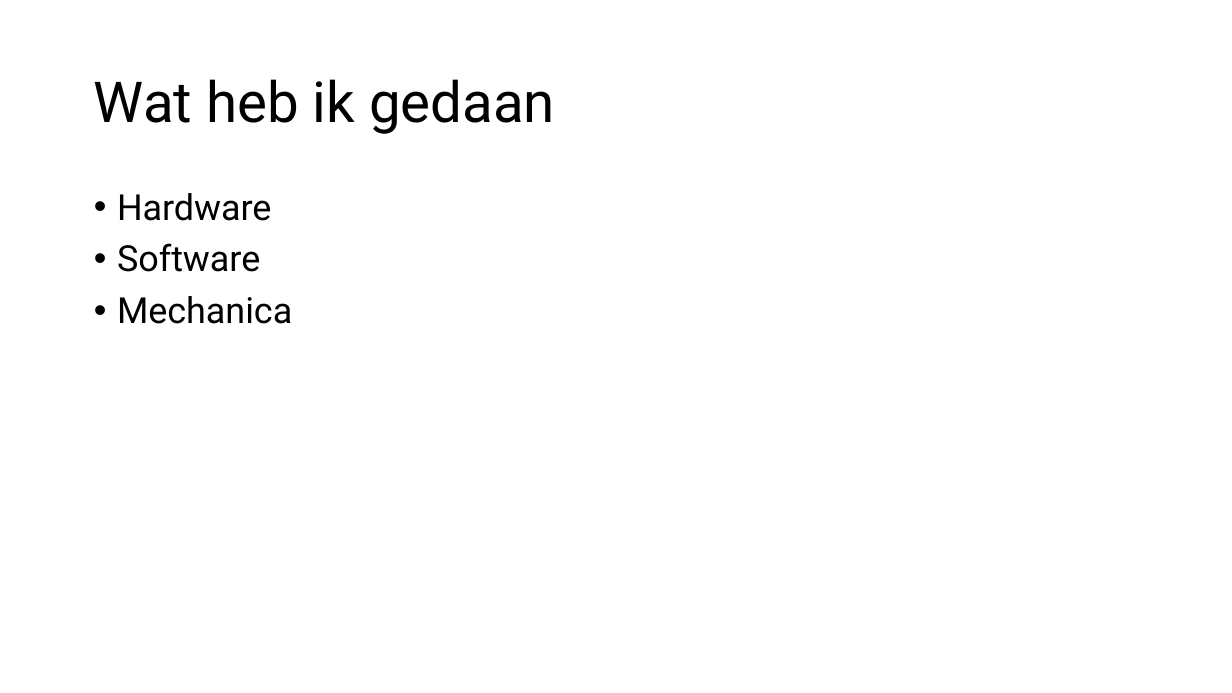
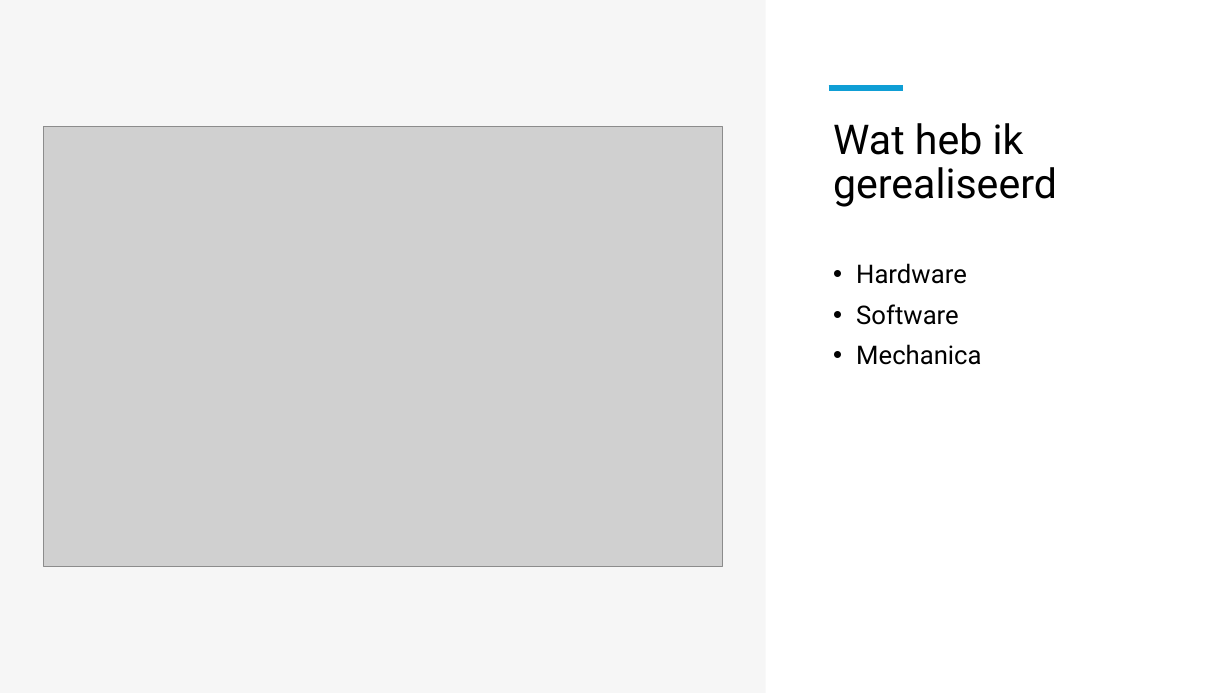
Before and after one commit to OlafGoud/Freesbank, a slide deck: slide 7 of documentatie/Presentaties/95presentatie.pptx (slide 6 before the commit). Drawn at 1232x693 pixels with LibreOffice and Linux fonts; fonts in the diff are those of the drawing; grey boxes stand for pictures. Boxes give left, top, right and bottom in pixels: in the first picture for what was removed or moved away, otherwise in the second. Text is boxed around its words. In the diff, an @@ line names an element or a change of style, - is before the commit and + after.

```diff
--- a/documentatie/Presentaties/95presentatie.pptx
+++ b/documentatie/Presentaties/95presentatie.pptx
@@ rectangle added at (0,0,766,693), fill #F2F2F2 at 65% opacity @@
@@ line added from (829, 88) to (903, 88), #0F9ED5 4.5 pt @@
@@ title "Wat heb ik gerealiseerd" at (833,123,1057,207): vertical alignment middle to top @@
@@ picture added at (43,127,723,566) @@
@@ title at (833,123,1057,207): text changed; size 44 to 32 pt @@
-Wat heb ik gedaan
+Wat heb ik gerealiseerd
@@ text "Hardware": place and size @@
-text "Hardware" at (117,193,292,324)
+text "Hardware" at (856,263,981,365)
@@ text "Hardware" at (856,263,981,365): size 28 to 20 pt @@
```
Also in this commit, not shown: 2 other slides changed, 10 slides added, 5 slides removed, 5 other files.
